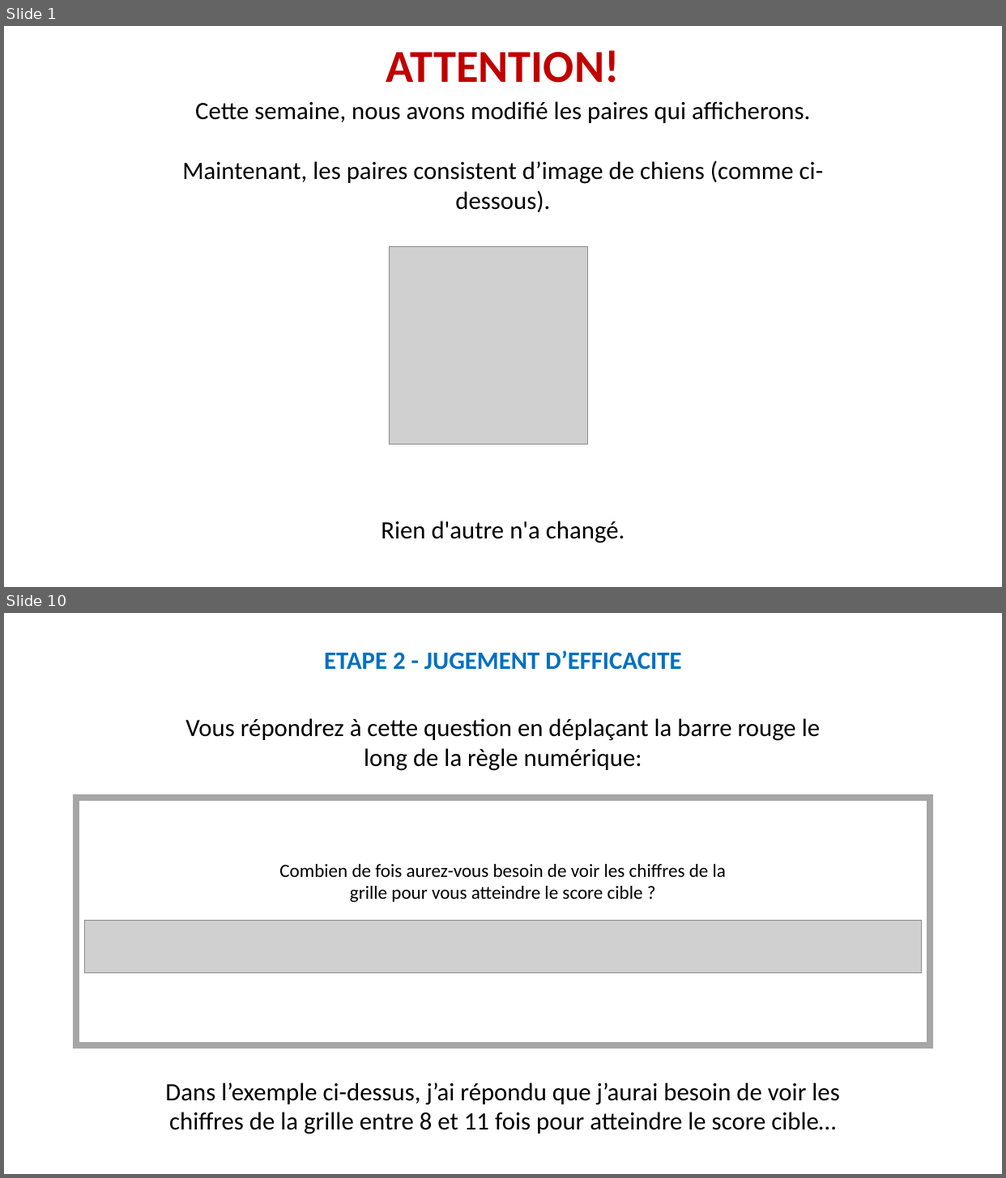
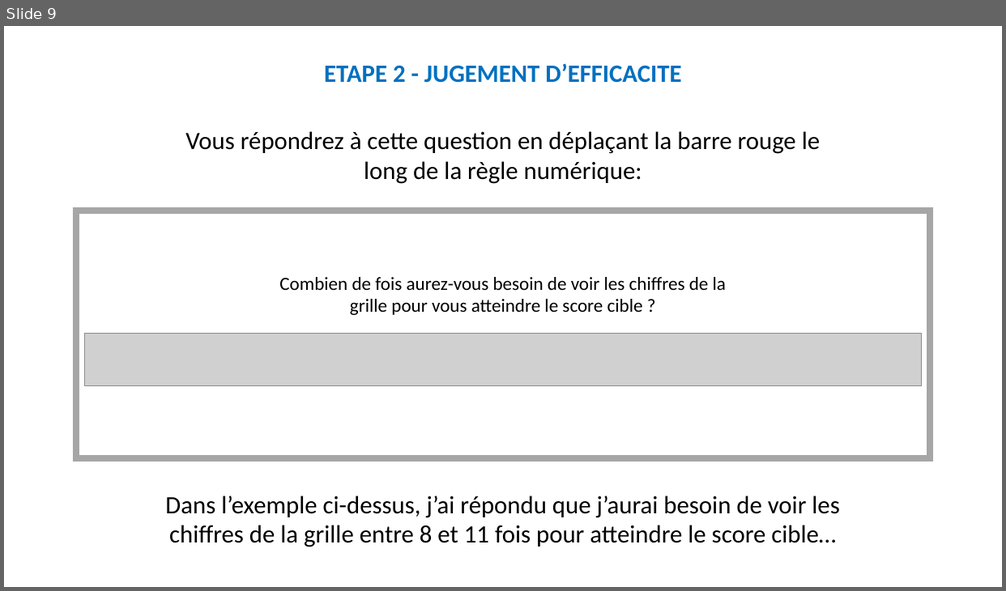
Before and after one commit to MBB-team/Online_Testing, a slide deck: src/SE_ELAN/Stimuli/Instructions.pptx. Shown one above the other, each under a label of ours: slides 1 and 10 before the commit, slide 9 after it; the slides between them are not shown. The pictures are 1006x1178 and 1006x591 pixels, drawn with LibreOffice and Linux fonts; fonts in the diff are those of the drawing; grey boxes stand for pictures. Boxes give left, top, right and bottom in pixels: in the first picture for what was removed or moved away, otherwise in the second. Text is boxed around its words. In the diff, an @@ line names an element or a change of style, - is before the commit and + after.

```diff
--- a/src/SE_ELAN/Stimuli/Instructions.pptx
+++ b/src/SE_ELAN/Stimuli/Instructions.pptx
@@ slide 1 removed at box(4, 26, 1002, 587), background #FFFFFF @@
@@ title removed at box(386, 50, 620, 83) @@
-ATTENTION!
@@ text removed at box(182, 101, 823, 544) @@
-Cette semaine, nous avons modifié les paires qui afficherons.
-Maintenant, les paires consistent d’image de chiens (comme ci-dessous).
-Rien d'autre n'a changé.
@@ picture removed at box(390, 246, 588, 444) @@
@@ what was slide 10 is now slide 9 @@
```
Also in this commit, not shown: 8 slides changed.
